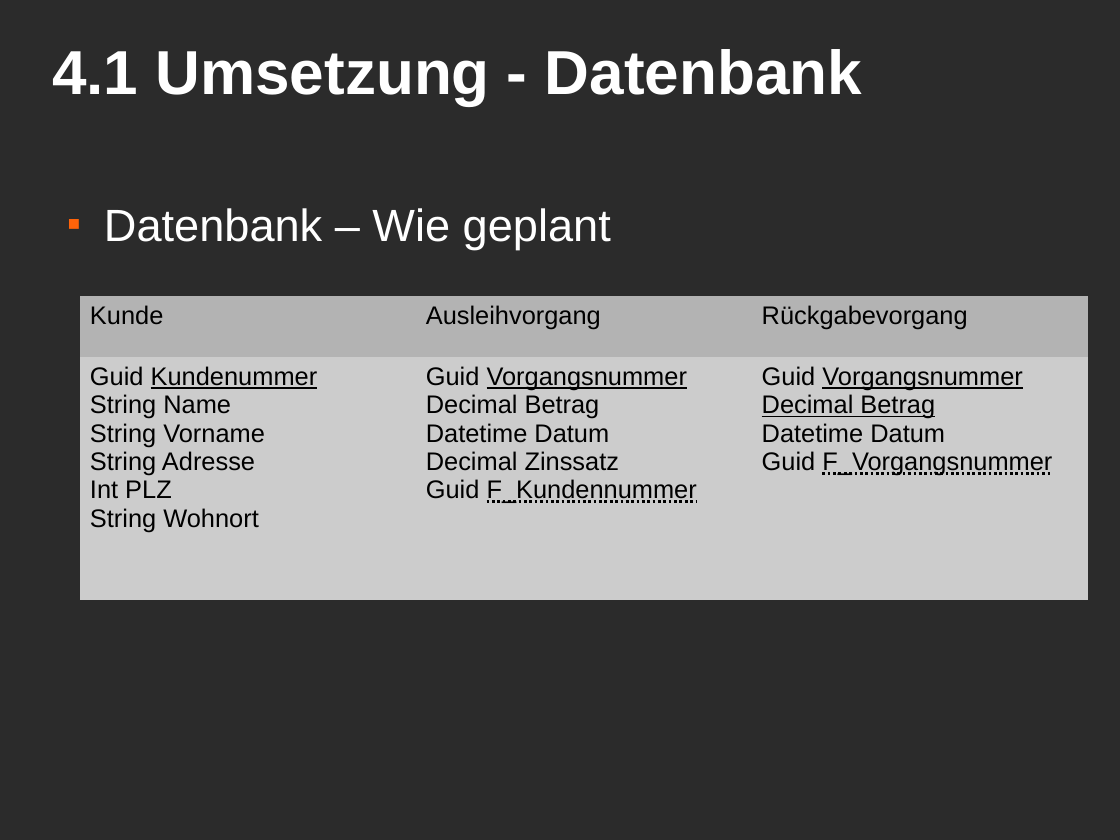
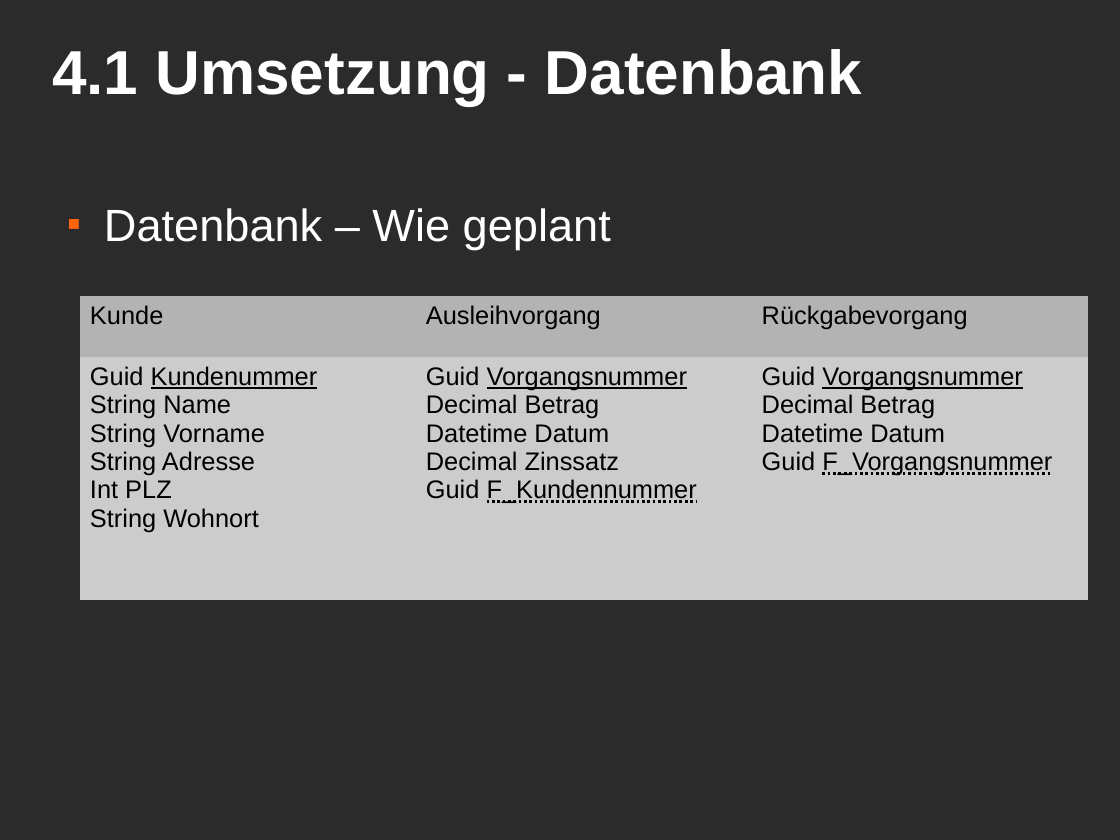
Before and after one commit to MacMuffin/Geldverleih, a slide deck: slide 12 of Geldverleih/geldverleih_präsi.odp. Drawn at 1120x840 pixels with LibreOffice and Linux fonts; fonts in the diff are those of the drawing; background and template pictures are left out; a plain dark background stands for a picture behind light text. Boxes give left, top, right and bottom in pixels: in the first picture for what was removed or moved away, otherwise in the second. Text is boxed around its words. In the diff, an @@ line names an element or a change of style, - is before the commit and + after.

```diff
--- a/Geldverleih/geldverleih_präsi.odp
+++ b/Geldverleih/geldverleih_präsi.odp
@@ table at [80,296,1090,600] @@
@@ underline off in "Decimal Betrag" @@
```
Also in this commit, not shown: 2 other slides changed, 2 slides added, 48 other files.
